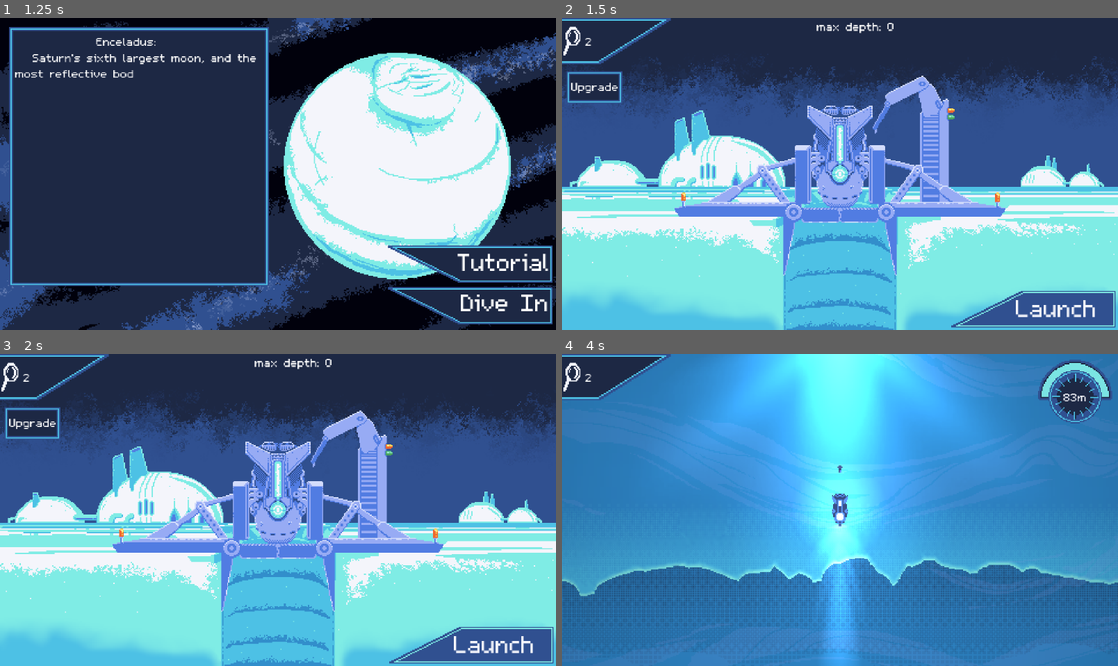
Above: before the commit, frames 1-4 (two rows, left to right).
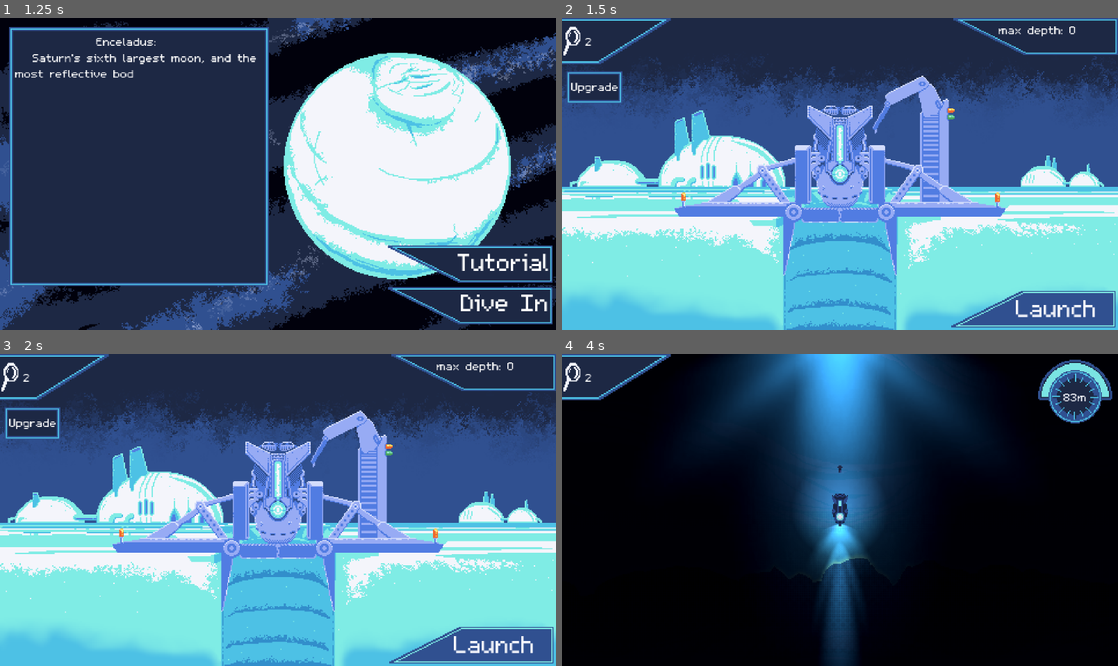
Above: after the commit, the same moments.

Repository: austingwatson/Depths
Game: Godot game, scene res://scenes/title_screen.tscn
Two runs of this game, one before a commit and one after it. Both use one fixed random seed, a clock stepped at 60 frames per second and the inputs below. Sound files missing from this copy of the repository are replaced by a short silence.
Inputs (mouse positions are in pixels of both pictures, inside the frame that each line leads up to):
- Up to frame 1 (1.25 s): click "Play" at 0.5 s
- Up to frame 2 (1.5 s): click "Dive In" at 1.25 s
- Up to frame 3 (2 s): no input
- Up to frame 4 (4 s): click "Launch" at 2 s; click "Launch" at 2.75 s; tap Enter at 3.5 s; move the mouse to (962, 494) at 3.52 s; hold Space (thrust) from 3.53 s (still down); tap Mouse wheel down (change_weapon_down) at 3.6 s; click (962, 494) at 3.67 s

Frame 1 is identical in both runs. In frame 2, 1.0% of the frame differs, in the area x 45-100%, y 0-12%; in frame 3, 1.0%; in frame 4, 96%, in the area x 0-100%, y 0-100%.

Commit message:
Broad changes
Lowered hunter_fish HP to 9
Made hunter_fish do 2 damage
Separated hunter_fish eye layer from body for better illumination and added frames for attack preparation signaling

Added button sound assets
Added shock weapon sound assets
Added fish_hurt and death sound assets
Added glow sprite to samples
Made torpedo explosion larger w/ effect

Diff:
--- a/scenes/basecamp.tscn
+++ b/scenes/basecamp.tscn
@@ -177,6 +177,10 @@
 &"launch": SubResource("Animation_o8cly")
 }
 
+[sub_resource type="AtlasTexture" id="AtlasTexture_q7nge"]
+atlas = ExtResource("2_saea2")
+region = Rect2(256, 48, 144, 32)
+
 [node name="Basecamp" type="Node"]
 script = ExtResource("1_saea2")
 sky_speed = 5.0
@@ -256,14 +260,23 @@
 grow_horizontal = 1
 
 [node name="ResearchCount" parent="." instance=ExtResource("10_7hapb")]
-offset_right = 64.0
+offset_right = 96.0
+
+[node name="MaxDepthBG" type="Sprite2D" parent="."]
+position = Vector2(336, 0)
+texture = SubResource("AtlasTexture_q7nge")
+centered = false
+flip_h = true
+flip_v = true
 
 [node name="MaxDepth" parent="." instance=ExtResource("12_bhldm")]
 anchors_preset = 5
 anchor_left = 0.5
 anchor_right = 0.5
-offset_left = -20.0
-offset_right = 20.0
+offset_left = 137.0
+offset_top = 3.0
+offset_right = 177.0
+offset_bottom = 43.0
 grow_horizontal = 2
 
 [connection signal="pressed" from="VBoxContainer/Launch" to="." method="_on_launch_pressed"]
--- a/scenes/entity/actor/hunter_fish.tscn
+++ b/scenes/entity/actor/hunter_fish.tscn
@@ -13,80 +13,97 @@
 atlas = ExtResource("1_p6sfq")
 region = Rect2(0, 0, 32, 16)
 
+[sub_resource type="AtlasTexture" id="AtlasTexture_0xpfh"]
+atlas = ExtResource("1_p6sfq")
+region = Rect2(0, 32, 32, 16)
+
+[sub_resource type="AtlasTexture" id="AtlasTexture_ymxha"]
+atlas = ExtResource("1_p6sfq")
+region = Rect2(0, 16, 32, 16)
+
+[sub_resource type="AtlasTexture" id="AtlasTexture_512ls"]
+atlas = ExtResource("1_p6sfq")
+region = Rect2(0, 48, 32, 16)
+
 [sub_resource type="SpriteFrames" id="SpriteFrames_0xpfh"]
 animations = [{
 "frames": [{
 "duration": 1.0,
 "texture": SubResource("AtlasTexture_fjt5v")
+}, {
+"duration": 1.0,
+"texture": SubResource("AtlasTexture_0xpfh")
+}, {
+"duration": 1.0,
+"texture": SubResource("AtlasTexture_ymxha")
+}, {
+"duration": 1.0,
+"texture": SubResource("AtlasTexture_512ls")
 }],
 "loop": true,
 "name": &"default",
 "speed": 5.0
 }]
 
-[sub_resource type="AtlasTexture" id="AtlasTexture_ymxha"]
-atlas = ExtResource("1_p6sfq")
-region = Rect2(32, 16, 32, 16)
-
-[sub_resource type="AtlasTexture" id="AtlasTexture_512ls"]
-atlas = ExtResource("1_p6sfq")
-region = Rect2(32, 32, 32, 16)
-
 [sub_resource type="AtlasTexture" id="AtlasTexture_sdfgv"]
 atlas = ExtResource("1_p6sfq")
-region = Rect2(32, 16, 32, 16)
+region = Rect2(64, 0, 32, 16)
 
 [sub_resource type="AtlasTexture" id="AtlasTexture_irjld"]
 atlas = ExtResource("1_p6sfq")
-region = Rect2(32, 48, 32, 16)
+region = Rect2(64, 32, 32, 16)
+
+[sub_resource type="AtlasTexture" id="AtlasTexture_sdghc"]
+atlas = ExtResource("1_p6sfq")
+region = Rect2(64, 16, 32, 16)
+
+[sub_resource type="AtlasTexture" id="AtlasTexture_t877b"]
+atlas = ExtResource("1_p6sfq")
+region = Rect2(64, 48, 32, 16)
 
 [sub_resource type="SpriteFrames" id="SpriteFrames_sdghc"]
 animations = [{
 "frames": [{
 "duration": 1.0,
-"texture": SubResource("AtlasTexture_ymxha")
-}, {
-"duration": 1.0,
-"texture": SubResource("AtlasTexture_512ls")
-}, {
-"duration": 1.0,
 "texture": SubResource("AtlasTexture_sdfgv")
 }, {
 "duration": 1.0,
 "texture": SubResource("AtlasTexture_irjld")
+}, {
+"duration": 1.0,
+"texture": SubResource("AtlasTexture_sdghc")
+}, {
+"duration": 1.0,
+"texture": SubResource("AtlasTexture_t877b")
 }],
 "loop": true,
 "name": &"default",
 "speed": 5.0
 }]
 
-[sub_resource type="AtlasTexture" id="AtlasTexture_t877b"]
-atlas = ExtResource("1_p6sfq")
-region = Rect2(0, 16, 32, 16)
-
 [sub_resource type="AtlasTexture" id="AtlasTexture_etqx8"]
 atlas = ExtResource("1_p6sfq")
-region = Rect2(0, 32, 32, 16)
+region = Rect2(32, 16, 32, 16)
 
 [sub_resource type="AtlasTexture" id="AtlasTexture_s1v5h"]
 atlas = ExtResource("1_p6sfq")
-region = Rect2(0, 16, 32, 16)
+region = Rect2(32, 48, 32, 16)
 
 [sub_resource type="AtlasTexture" id="AtlasTexture_frqw2"]
 atlas = ExtResource("1_p6sfq")
-region = Rect2(0, 48, 32, 16)
+region = Rect2(32, 32, 32, 16)
 
 [sub_resource type="SpriteFrames" id="SpriteFrames_ui7n7"]
 animations = [{
 "frames": [{
 "duration": 1.0,
-"texture": SubResource("AtlasTexture_t877b")
-}, {
-"duration": 1.0,
 "texture": SubResource("AtlasTexture_etqx8")
 }, {
 "duration": 1.0,
 "texture": SubResource("AtlasTexture_s1v5h")
+}, {
+"duration": 1.0,
+"texture": SubResource("AtlasTexture_etqx8")
 }, {
 "duration": 1.0,
 "texture": SubResource("AtlasTexture_frqw2")
@@ -128,8 +145,8 @@
 collision_layer = 36
 collision_mask = 2
 entity = NodePath("..")
-max_health = 12
-health = 12
+max_health = 9
+health = 9
 shape = SubResource("CircleShape2D_snnp5")
 
 [node name="Detection" parent="." instance=ExtResource("7_4cvhp")]
@@ -147,7 +164,7 @@
 [node name="HitBox" parent="." instance=ExtResource("7_fjt5v")]
 collision_layer = 4
 collision_mask = 2
-damage = 1
+damage = 2
 shape = SubResource("ConvexPolygonShape2D_fjt5v")
 
 [node name="PlayerDistance" parent="." node_paths=PackedStringArray("entity") instance=ExtResource("8_fjt5v")]
--- a/scenes/entity/actor/player.tscn
+++ b/scenes/entity/actor/player.tscn
@@ -219,6 +219,7 @@
 texture = ExtResource("5_f6cxi")
 
 [node name="GlobalLight" type="PointLight2D" parent="."]
+visible = false
 texture = ExtResource("5_f6cxi")
 texture_scale = 10.0
 
@@ -247,7 +248,7 @@
 collide_with_areas = true
 
 [node name="SonarPulseParticles" type="CPUParticles2D" parent="."]
-z_index = -1
+z_index = 10
 emitting = false
 amount = 24
 texture = SubResource("AtlasTexture_mfv3l")
--- a/scenes/entity/drops/resource_pickup.tscn
+++ b/scenes/entity/drops/resource_pickup.tscn
@@ -1,10 +1,11 @@
-[gd_scene load_steps=18 format=3 uid="uid://c6yylqny5blw1"]
+[gd_scene load_steps=19 format=3 uid="uid://c6yylqny5blw1"]
 
 [ext_resource type="Script" uid="uid://ce6v4pggr6vbl" path="res://scripts/entity/drops/resource_pickup.gd" id="1_t50uq"]
 [ext_resource type="Texture2D" uid="uid://i6plrgcblxll" path="res://assets/textures/effects/effect_sheet.png" id="2_15y04"]
 [ext_resource type="PackedScene" uid="uid://bbcnk1lc1bia3" path="res://scenes/component/player_distance.tscn" id="2_cr552"]
 [ext_resource type="AudioStream" uid="uid://c0vpn33j18e87" path="res://assets/sounds/research_pickup.wav" id="2_j15wr"]
 [ext_resource type="PackedScene" uid="uid://dgefqrqeh3evl" path="res://scenes/component/movement.tscn" id="2_vcixg"]
+[ext_resource type="Texture2D" uid="uid://ccn0ikslju12v" path="res://assets/textures/effects/2d_point_light.png" id="5_p1itl"]
 
 [sub_resource type="AtlasTexture" id="AtlasTexture_15y04"]
 atlas = ExtResource("2_15y04")
@@ -109,10 +110,15 @@
 deceleration = 300.0
 
 [node name="AnimatedSprite2D" type="AnimatedSprite2D" parent="."]
+z_index = 10
 sprite_frames = SubResource("SpriteFrames_ogvc0")
-animation = &"pop"
-frame = 5
-frame_progress = 1.0
+frame_progress = 0.0687218
+
+[node name="aura" type="Sprite2D" parent="AnimatedSprite2D"]
+modulate = Color(0.993785, 0.884046, 0.633804, 1)
+z_index = -1
+scale = Vector2(0.05, 0.05)
+texture = ExtResource("5_p1itl")
 
 [node name="CollisionShape2D" type="CollisionShape2D" parent="."]
 shape = SubResource("CircleShape2D_0ofgt")
--- a/scenes/entity/projectile/torpedo.tscn
+++ b/scenes/entity/projectile/torpedo.tscn
@@ -14,7 +14,7 @@
 region = Rect2(32, 16, 16, 16)
 
 [sub_resource type="CircleShape2D" id="CircleShape2D_xxt06"]
-radius = 4.0
+radius = 8.0
 
 [sub_resource type="CanvasItemMaterial" id="CanvasItemMaterial_vy5ov"]
 particles_animation = true
@@ -31,7 +31,7 @@
 colors = PackedColorArray(1, 1, 1, 1, 1, 1, 1, 1, 1, 1, 1, 0)
 
 [sub_resource type="CircleShape2D" id="CircleShape2D_kjd6s"]
-radius = 12.0
+radius = 24.0
 
 [node name="Torpedo" type="Node2D"]
 script = ExtResource("1_v7qta")
@@ -63,16 +63,17 @@
 [node name="TorpedoBoomParticle" type="CPUParticles2D" parent="."]
 material = SubResource("CanvasItemMaterial_vy5ov")
 emitting = false
-amount = 6
 texture = SubResource("AtlasTexture_hpnhs")
 lifetime = 0.5
 one_shot = true
 explosiveness = 0.6
 emission_shape = 1
-emission_sphere_radius = 8.0
+emission_sphere_radius = 12.0
 direction = Vector2(0, 0)
 spread = 180.0
 gravity = Vector2(0, 0)
+scale_amount_min = 2.0
+scale_amount_max = 2.0
 color_ramp = SubResource("Gradient_kjd6s")
 anim_speed_min = 0.5
 anim_speed_max = 1.5
@@ -83,6 +84,7 @@
 monitorable = false
 
 [node name="CollisionPolygon2D" type="CollisionPolygon2D" parent="Homing"]
+visible = false
 polygon = PackedVector2Array(-8, 0, 0, -28, 59, -28, 59, 28, 0, 28)
 
 [node name="Explosion" parent="." instance=ExtResource("2_oaaup")]
Not shown, added: assets/sounds/button_click_on.wav.import
Not shown, added: assets/sounds/button_off.wav.import
Not shown, added: assets/sounds/electrical_arc.wav.import
Not shown, added: assets/sounds/sea_beast_death.wav.import
Not shown, added: assets/sounds/sea_beast_hurt.wav.import
Not shown, added: assets/sounds/sea_beast_hurt_big.wav.import
Not shown, added: assets/sounds/shock_cannon.wav.import
Binary file changed: assets/textures/entity/hunter_fish.png
Binary file changed: assets/textures/entity/hunter_fish_normals.png
Not shown: 1 places in scenes/basecamp.tscn that only renumber resources
Not shown: 1 places in scenes/entity/actor/hunter_fish.tscn that only renumber resources
Not shown, added: assets/sounds/button_click_on.wav
(and 6 more such lines)
